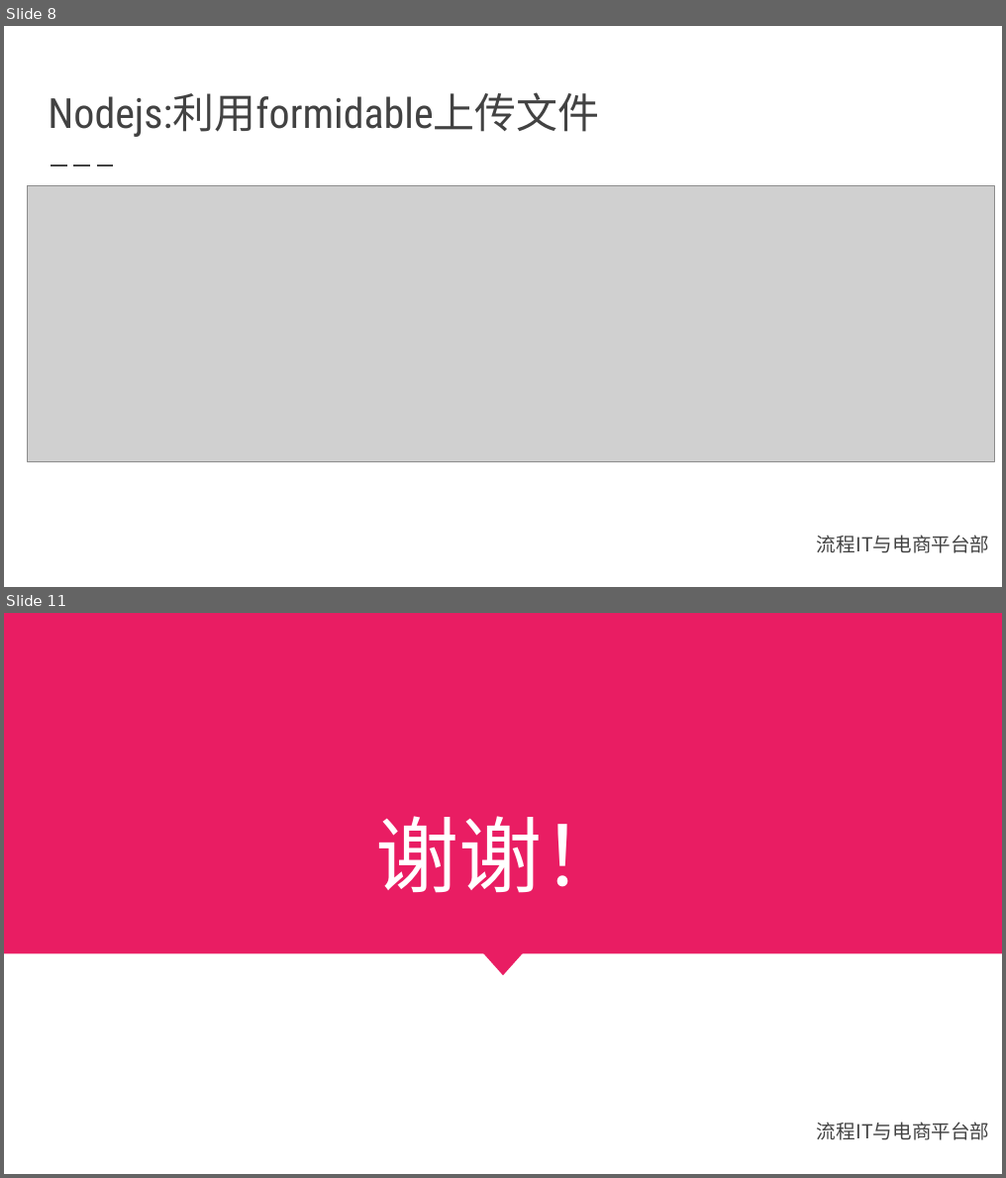
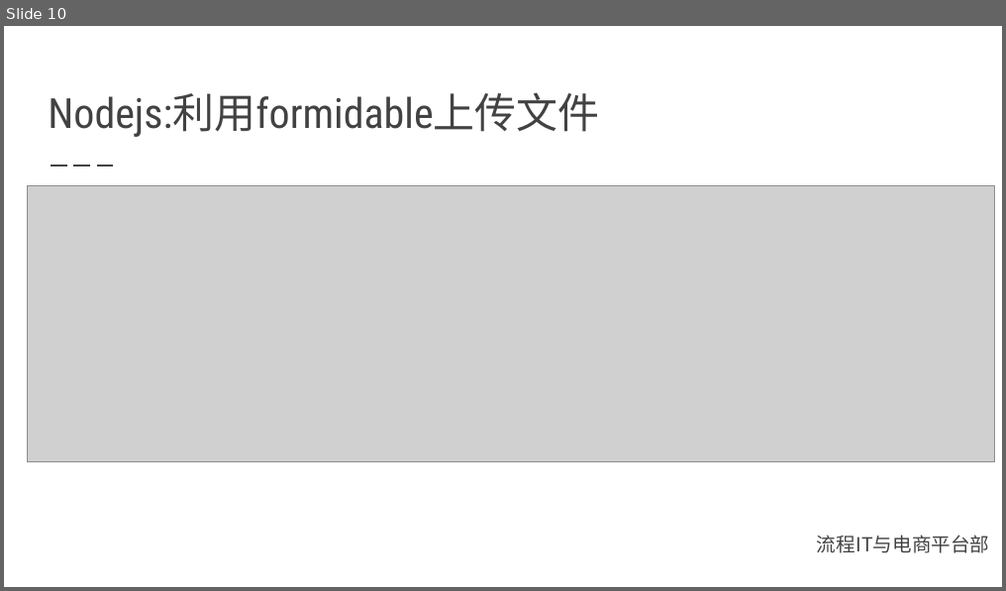
Before and after one commit to shekobe/test, a slide deck: 文件发布管理.pptx. Shown one above the other, each under a label of ours: slides 8 and 11 before the commit, slide 10 after it; the slides between them are not shown. The pictures are 1006x1178 and 1006x591 pixels, drawn with LibreOffice and Linux fonts; fonts in the diff are those of the drawing; grey boxes stand for pictures; background and template pictures are left out. Boxes give left, top, right and bottom in pixels: in the first picture for what was removed or moved away, otherwise in the second. Text is boxed around its words. In the diff, an @@ line names an element or a change of style, - is before the commit and + after.

```diff
--- a/文件发布管理.pptx
+++ b/文件发布管理.pptx
@@ slide 11 removed at (4, 613, 1002, 1174), background #FFFFFF; not listed: 1 template element that a slide beside it also shows @@
@@ rectangle removed at (4, 613, 1002, 955) @@
@@ title removed at (376, 816, 626, 893) @@
-谢谢！
@@ triangle removed at (465, 934, 541, 975) @@
@@ what was slide 8 is now slide 10 @@
```
Also in this commit, not shown: 2 slides changed, 3 slides added, 1 other file.
